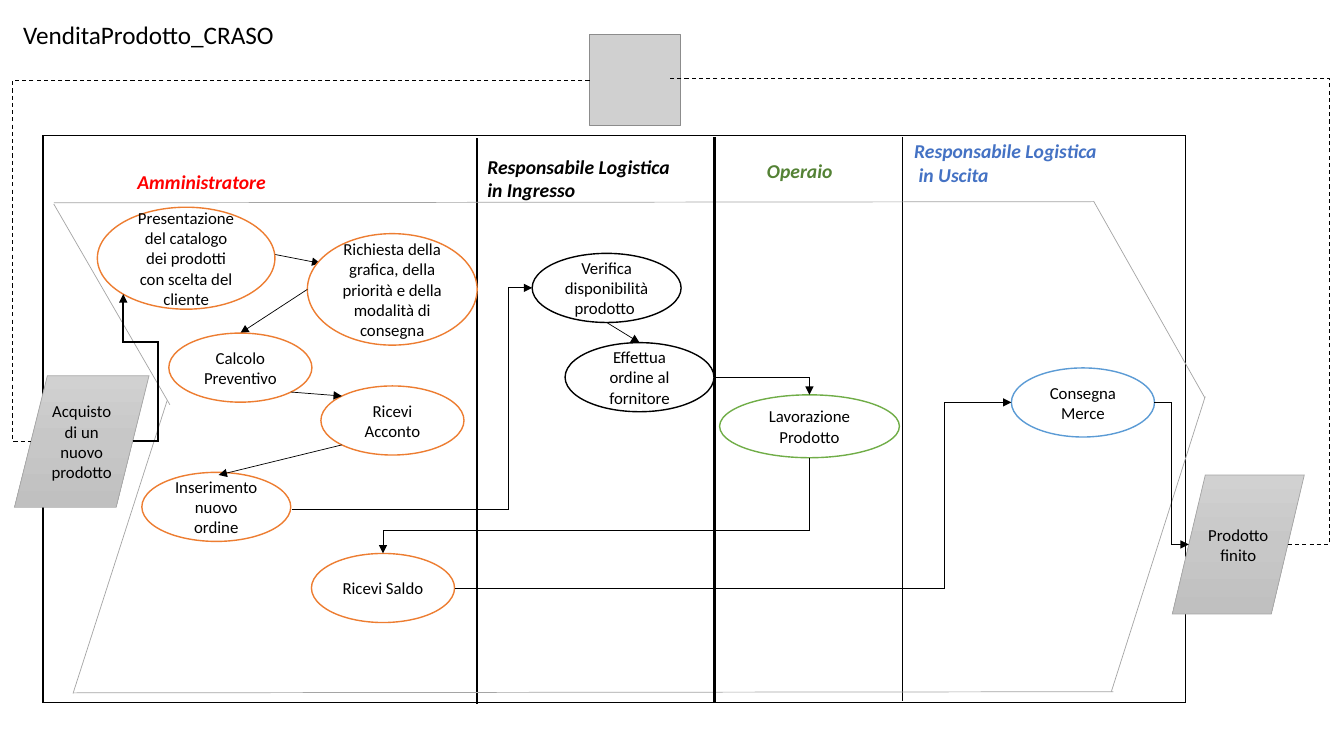
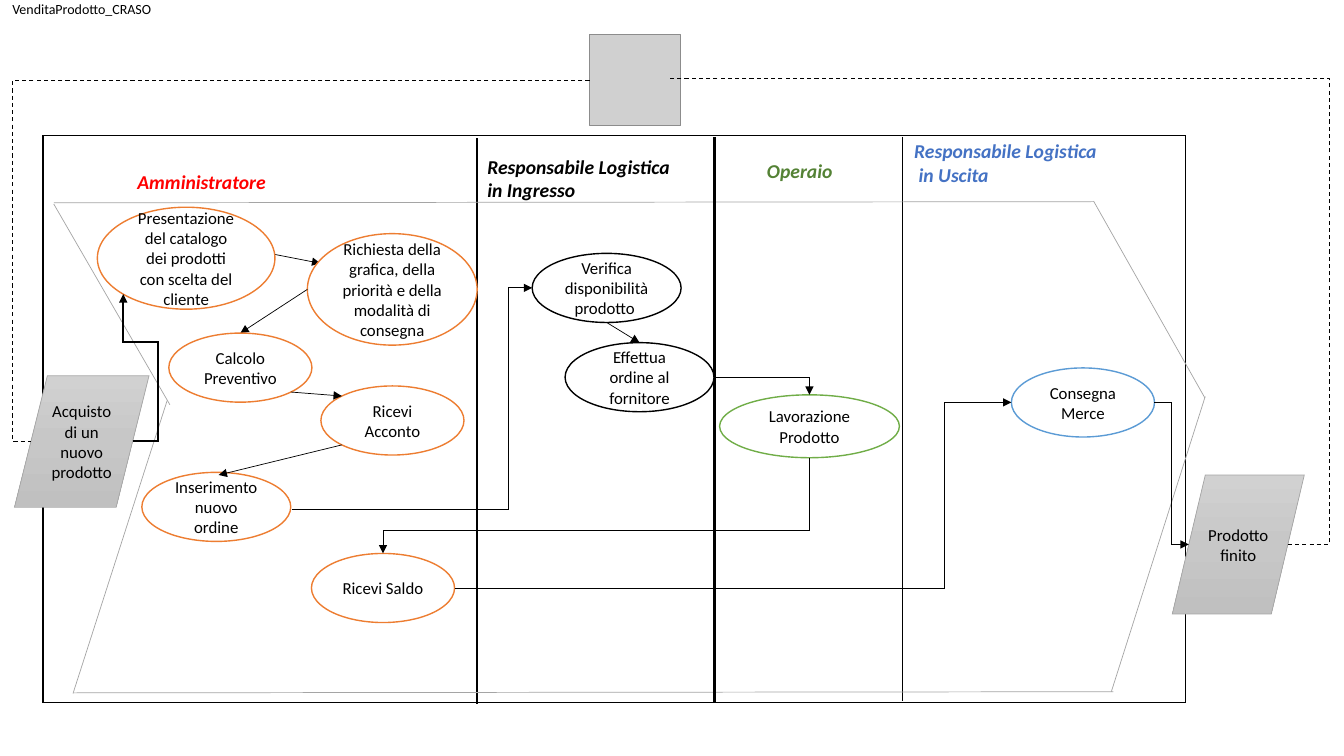
Before and after one commit to paoValle/PubliEuroSAS, a slide deck: slide 2 of ModelloFunzionale/CRASOmichela.pptx. Drawn at 1344x756 pixels with LibreOffice and Linux fonts; fonts in the diff are those of the drawing; grey boxes stand for pictures. Boxes give left, top, right and bottom in pixels: in the first picture for what was removed or moved away, otherwise in the second. Text is boxed around its words. In the diff, an @@ line names an element or a change of style, - is before the commit and + after.

```diff
--- a/ModelloFunzionale/CRASOmichela.pptx
+++ b/ModelloFunzionale/CRASOmichela.pptx
@@ text "VenditaProdotto_CRASO": place and size @@
-text "VenditaProdotto_CRASO" at box(23, 26, 274, 48)
+text "VenditaProdotto_CRASO" at box(12, 4, 151, 16)
@@ text "VenditaProdotto_CRASO" at box(12, 4, 151, 16): size 18 to 10 pt @@
```
Also in this commit, not shown: 1 other slide changed, 1 slide added, 28 other files.
